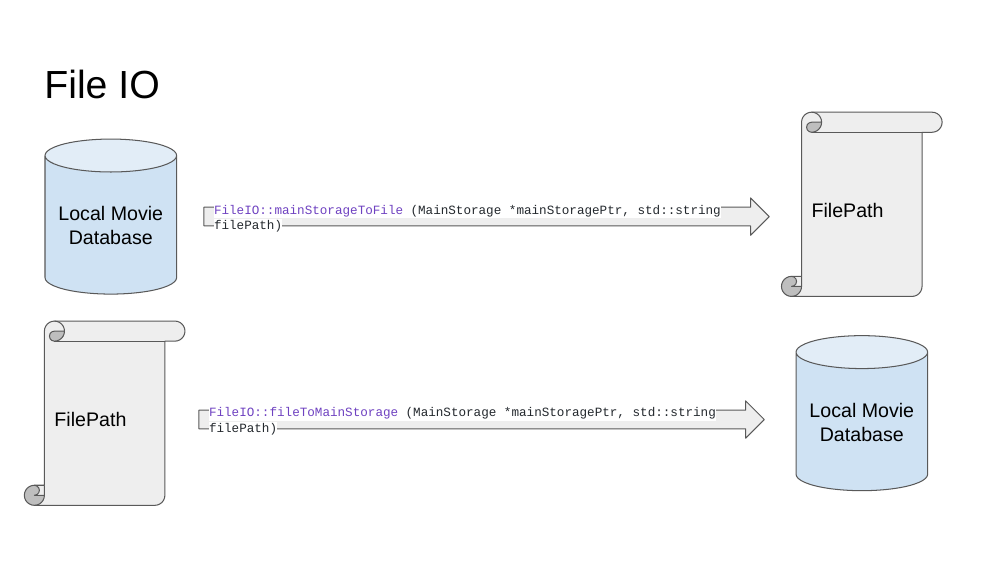
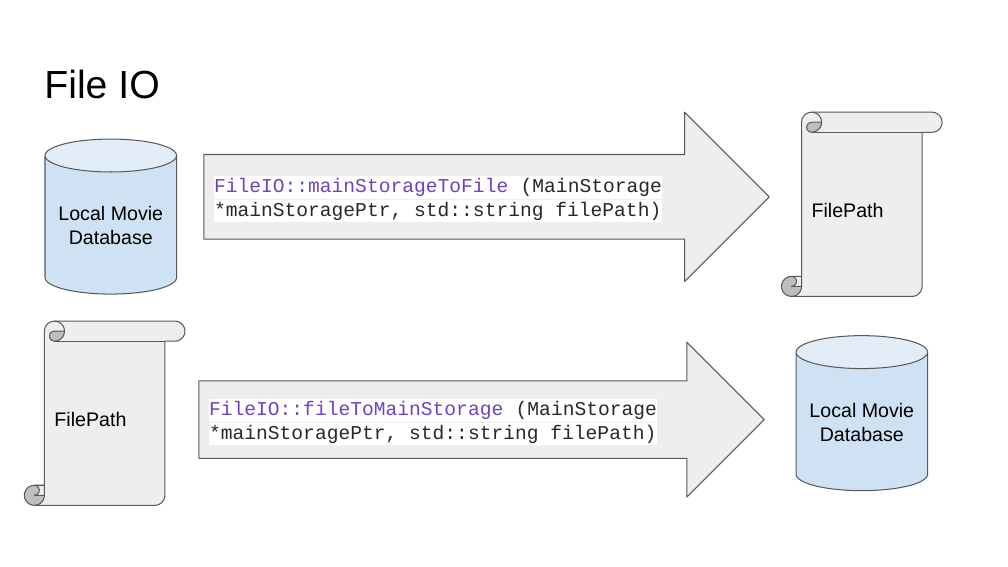
Before and after one commit to CIS22CGroup/CIS_22C_Final_Project_Movie_Database, a slide deck: slide 8 of Team_BL_AT_MW_AM/presentation/CIS22C Movie Database.pptx. Drawn at 1008x567 pixels with LibreOffice and Linux fonts; fonts in the diff are those of the drawing. Boxes give left, top, right and bottom in pixels: in the first picture for what was removed or moved away, otherwise in the second. Text is boxed around its words. In the diff, an @@ line names an element or a change of style, - is before the commit and + after.

```diff
--- a/Team_BL_AT_MW_AM/presentation/CIS22C Movie Database.pptx
+++ b/Team_BL_AT_MW_AM/presentation/CIS22C Movie Database.pptx
@@ right arrow "FileIO::mainStorageToFile (MainStorage *mainStoragePtr, std: ..." at bbox=[204, 112, 769, 281]: size 9 to 14 pt @@
@@ right arrow "FileIO::mainStorageToFile (MainStorage *mainStoragePtr, std: ...": place and size @@
-right arrow "FileIO::mainStorageToFile (MainStorage *mainStoragePtr, std: ..." at bbox=[204, 198, 769, 235]
+right arrow "FileIO::mainStorageToFile (MainStorage *mainStoragePtr, std: ..." at bbox=[204, 112, 769, 281]
@@ right arrow "FileIO::fileToMainStorage (MainStorage *mainStoragePtr, std: ...": place and size @@
-right arrow "FileIO::fileToMainStorage (MainStorage *mainStoragePtr, std: ..." at bbox=[199, 401, 764, 438]
+right arrow "FileIO::fileToMainStorage (MainStorage *mainStoragePtr, std: ..." at bbox=[199, 342, 764, 497]
@@ right arrow "FileIO::fileToMainStorage (MainStorage *mainStoragePtr, std: ..." at bbox=[199, 342, 764, 497]: size 9 to 14 pt @@
```
Also in this commit, not shown: 2 other slides changed, 3 slides added, 3 slides removed, 8 other files.
